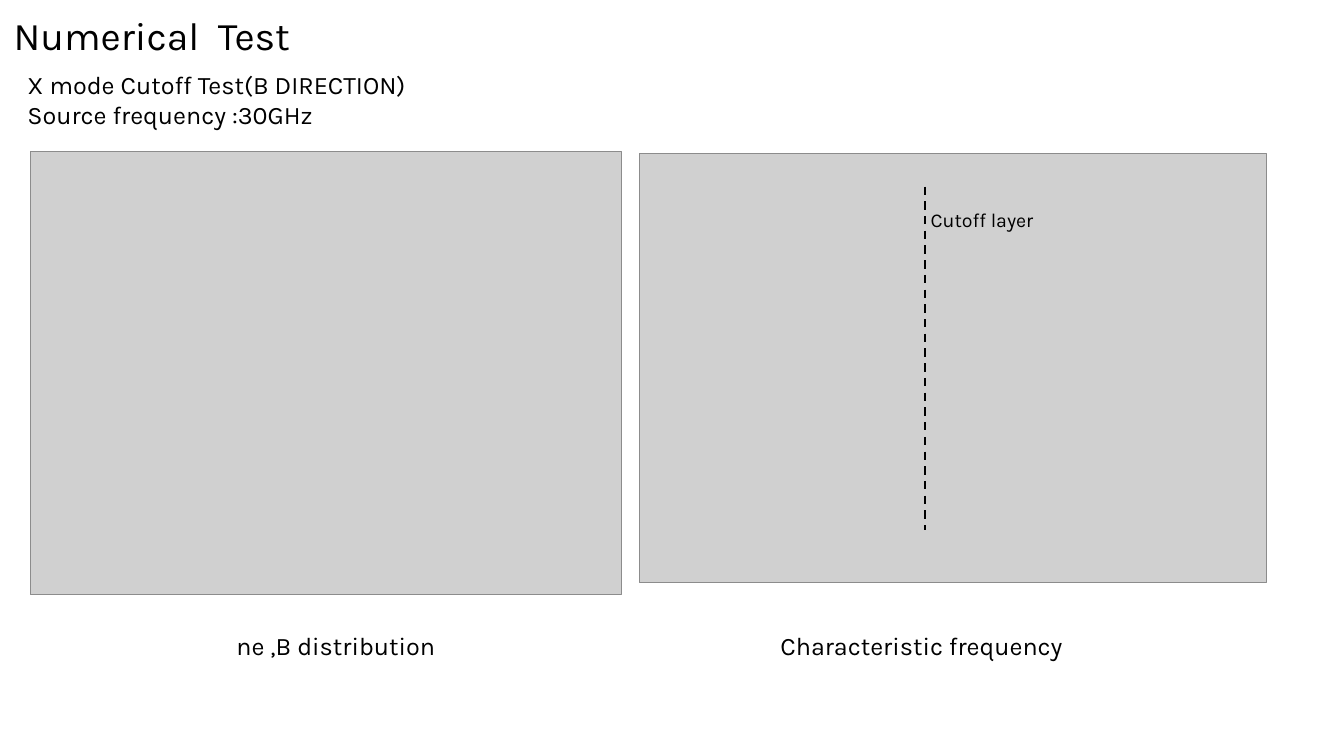
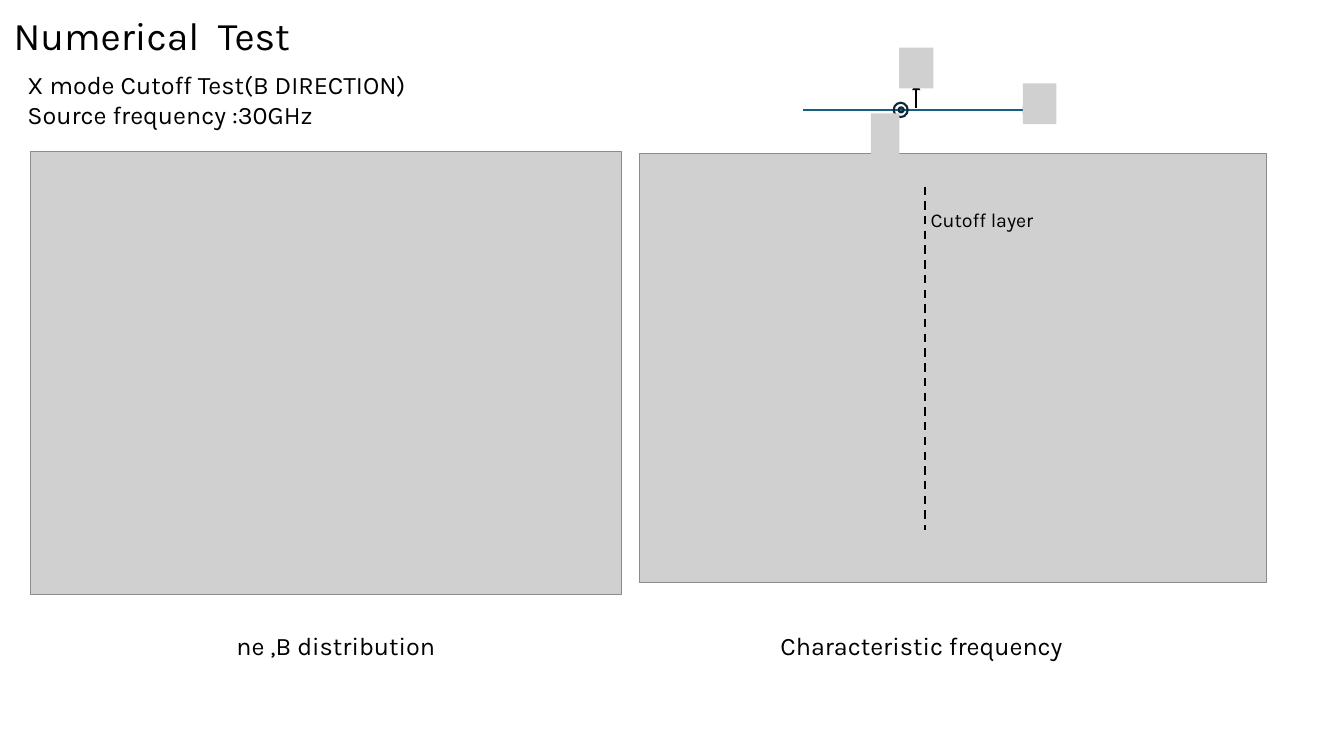
Before and after one commit to USTC-star/computer_share, a slide deck: slide 10 of 1D full wave simulation in magnetic plasma.pptx. Drawn at 1344x756 pixels with LibreOffice and Linux fonts; fonts in the diff are those of the drawing; grey boxes stand for pictures. Boxes give left, top, right and bottom in pixels: in the first picture for what was removed or moved away, otherwise in the second. Text is boxed around its words. In the diff, an @@ line names an element or a change of style, - is before the commit and + after.

```diff
--- a/1D full wave simulation in magnetic plasma.pptx
+++ b/1D full wave simulation in magnetic plasma.pptx
@@ group added at (804,47,1057,154): 3 pictures, 2 arrows, 2 ellipses @@
```
Also in this commit, not shown: 1 other slide changed, 1 other file.
